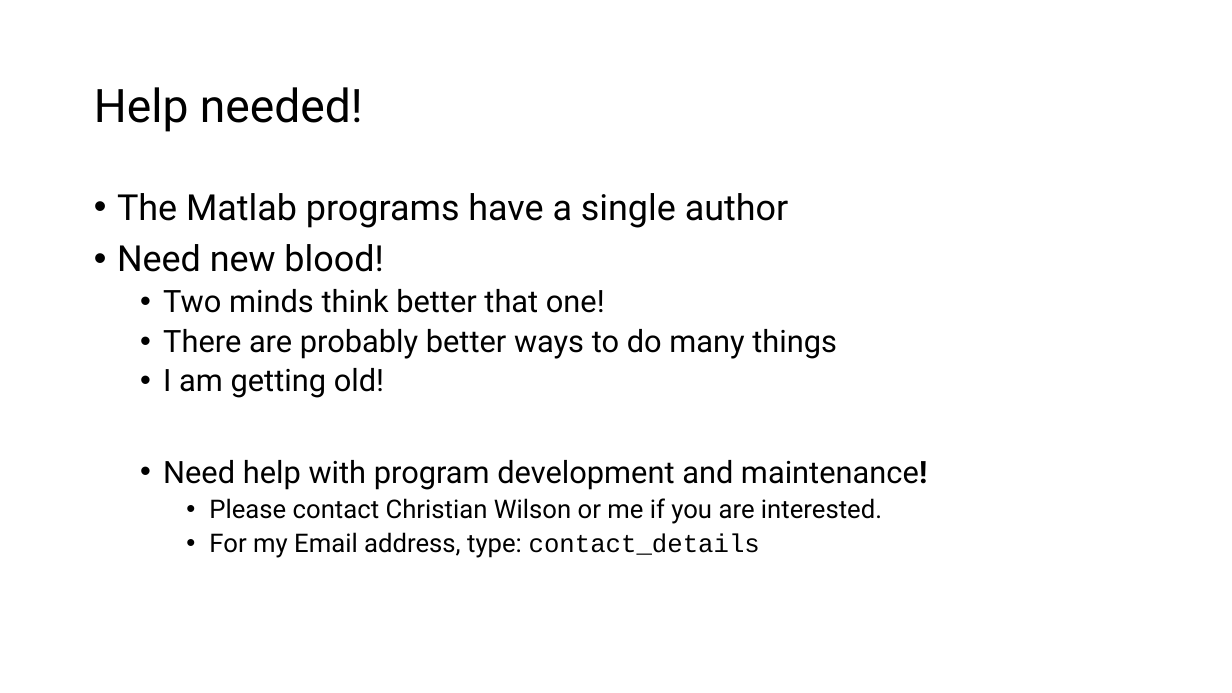
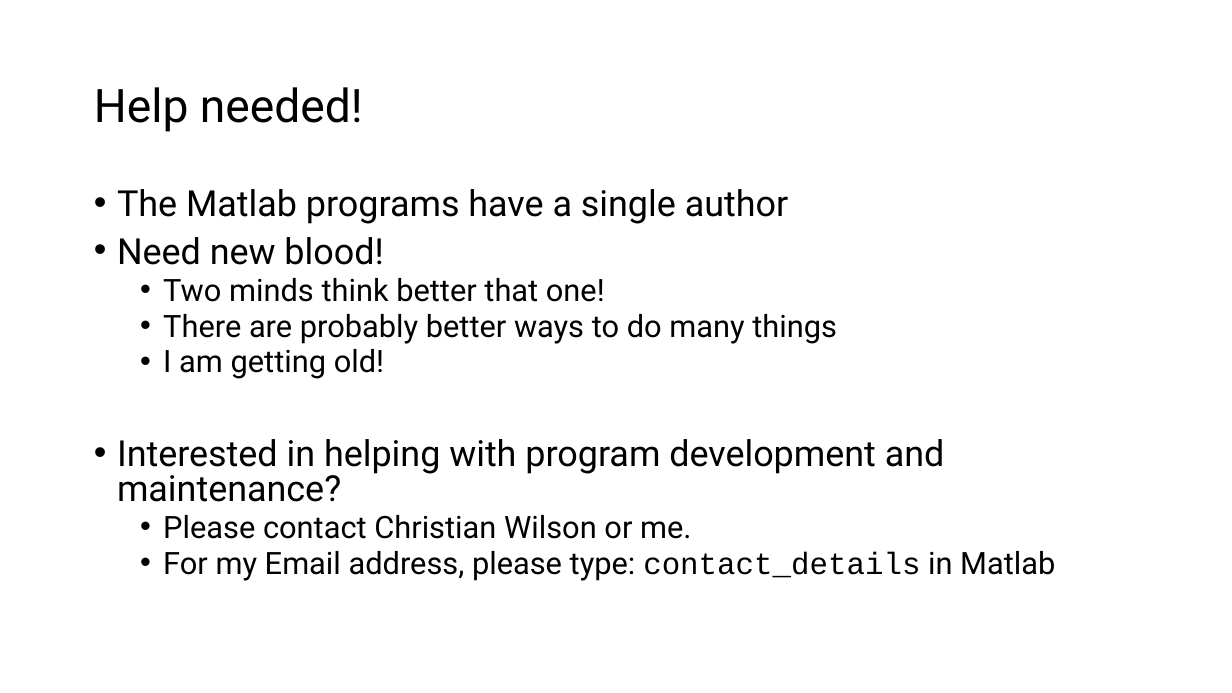
Before and after one commit to are-mj/OpticalTweezers, a slide deck: slide 19 of Summer school 2024/Exercises.pptx (slide 17 before the commit). Drawn at 1232x693 pixels with LibreOffice and Linux fonts; fonts in the diff are those of the drawing. Boxes give left, top, right and bottom in pixels: in the first picture for what was removed or moved away, otherwise in the second. Text is boxed around its words. In the diff, an @@ line names an element or a change of style, - is before the commit and + after.

Commit message:
Version 20241211

```diff
--- a/Summer school 2024/Exercises.pptx
+++ b/Summer school 2024/Exercises.pptx
@@ text at box(117, 189, 837, 379): line spacing 0.9 to 0.8 @@
@@ text at box(117, 439, 1055, 581): text changed; size 20 to 24 pt @@
-  • Need help with program development and maintenance!
-    • Please contact Christian Wilson or me if you are interested.
-    • For my Email address, type: contact_details
+• Interested in helping with program development and maintenance?
+  • Please contact Christian Wilson or me.
+  • For my Email address, please type: contact_details in Matlab
```
Also in this commit, not shown: 3 other slides changed, 2 slides added.
